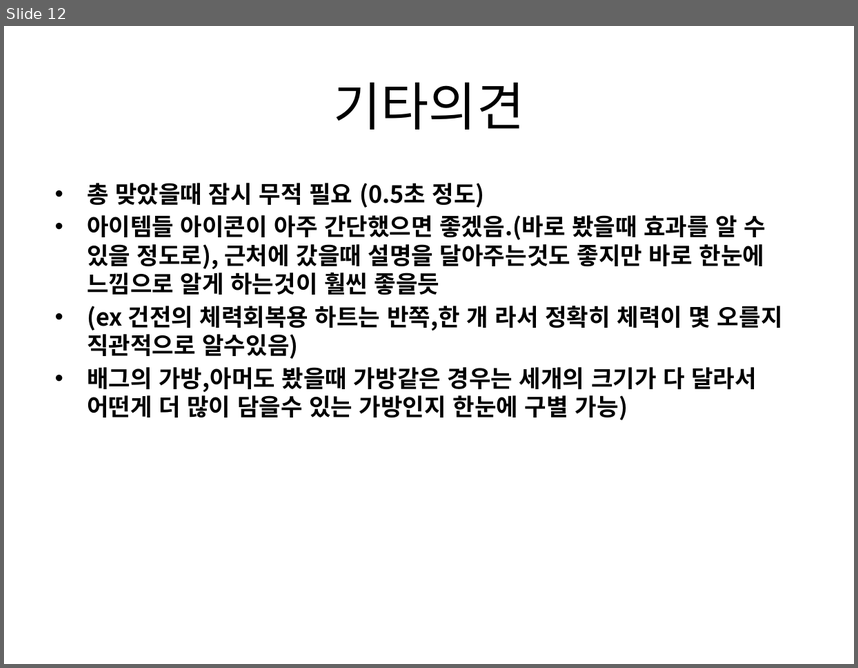
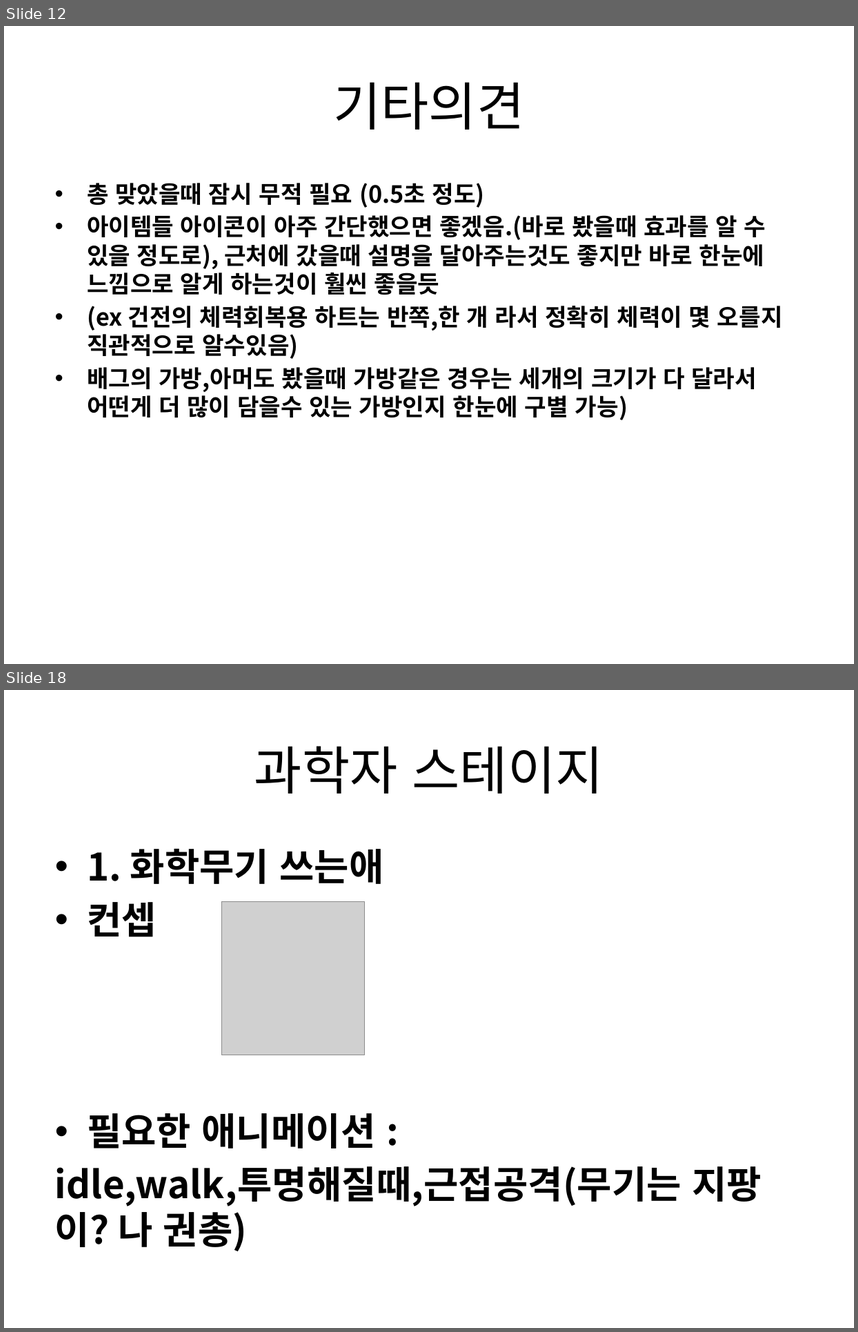
Before and after one commit to gkdlgndpdu/EscapeJail, a slide deck: EscapeJail/Assets/기획/스테이지1기획.pptx. Shown one above the other, each under a label of ours: slide 12 before the commit, slides 12 and 18 after it; the slides between them are not shown. The pictures are 858x668 and 858x1332 pixels, drawn with LibreOffice and Linux fonts; fonts in the diff are those of the drawing; grey boxes stand for pictures. Boxes give left, top, right and bottom in pixels: in the first picture for what was removed or moved away, otherwise in the second. Text is boxed around its words. In the diff, an @@ line names an element or a change of style, - is before the commit and + after.

```diff
--- a/EscapeJail/Assets/기획/스테이지1기획.pptx
+++ b/EscapeJail/Assets/기획/스테이지1기획.pptx
@@ slide 18 added at [4,690,854,1328], background #FFFFFF @@
@@ title added at [254,746,604,793], 44 pt, text #000000 @@
+과학자 스테이지
@@ text added at [55,849,762,1251], 32 pt, text #000000, bold @@
+• 1. 화학무기 쓰는애
+• 컨셉
+• 필요한 애니메이션 :
+idle,walk,투명해질때,근접공격(무기는 지팡이? 나 권총)
@@ picture added at [221,902,364,1055] @@
```
Also in this commit, not shown: 2 slides changed, 5 other slides added, 12 other files.
